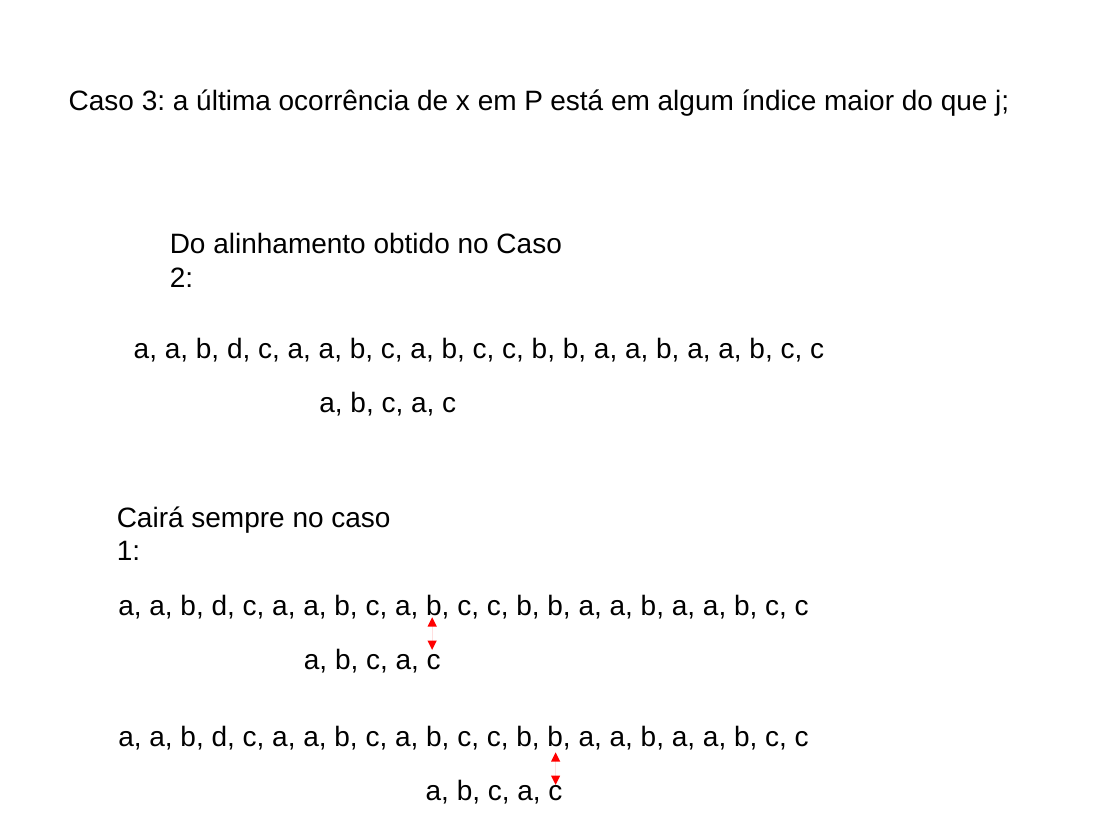
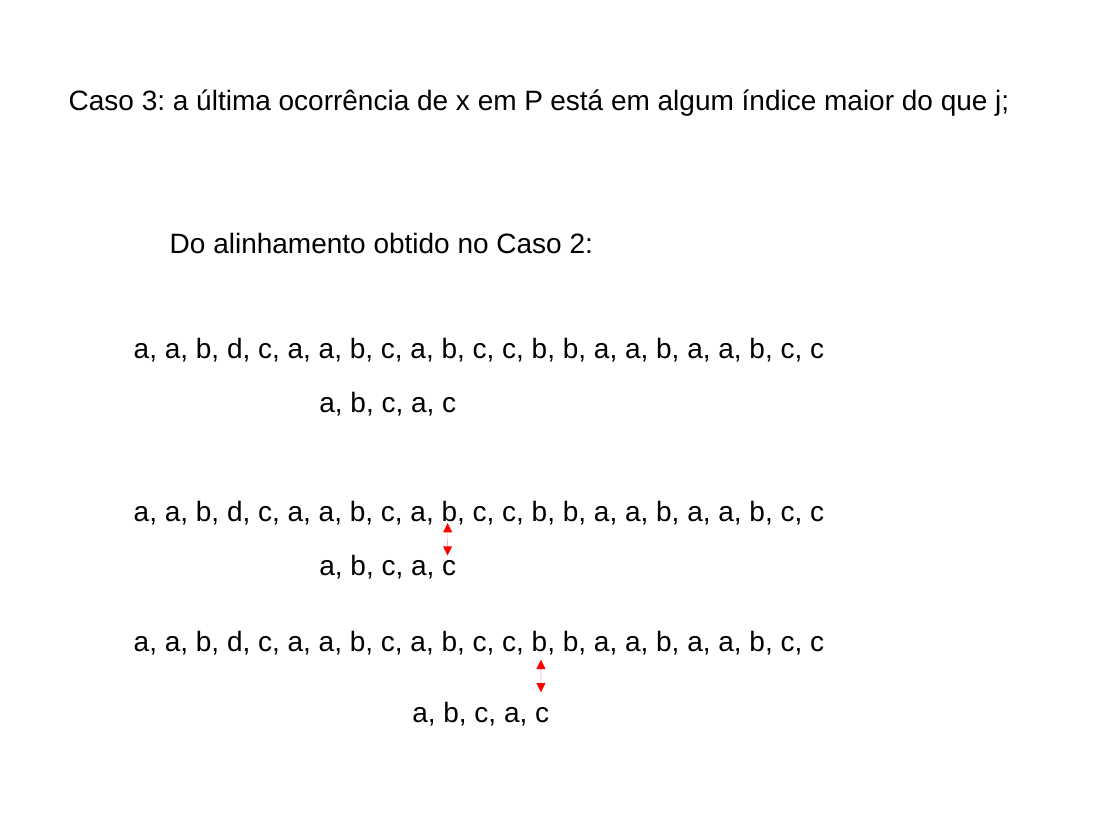
Before and after one commit to BartoAlheiros/Projeto-PAA, a slide deck: slide 21 of PAA 2a Oficina.pptx (slide 19 before the commit). Drawn at 1120x840 pixels with LibreOffice and Linux fonts; fonts in the diff are those of the drawing; background and template pictures are left out. Boxes give left, top, right and bottom in pixels: in the first picture for what was removed or moved away, otherwise in the second. Text is boxed around its words. In the diff, an @@ line names an element or a change of style, - is before the commit and + after.

```diff
--- a/PAA 2a Oficina.pptx
+++ b/PAA 2a Oficina.pptx
@@ text "Do alinhamento obtido no Caso ..." rewrapped from bbox=[170, 232, 561, 287] to bbox=[170, 232, 593, 254] @@
@@ text removed at bbox=[117, 506, 390, 560] @@
-Cairá sempre no caso 1:
@@ 3 texts, 1 double arrow: place and size @@
-3 texts, 1 double arrow at bbox=[118, 594, 809, 750]
+3 texts, 1 double arrow at bbox=[134, 500, 824, 655]
@@ text "a, b, c, a, c": place and size @@
-text "a, b, c, a, c" at bbox=[426, 778, 562, 804]
+text "a, b, c, a, c" at bbox=[412, 701, 549, 726]
@@ double arrow moved from (556, 785) - (556, 753) to (541, 692) - (541, 660) @@
```
Also in this commit, not shown: 11 other slides changed, 3 slides added, 1 slide removed, 4 other files.
